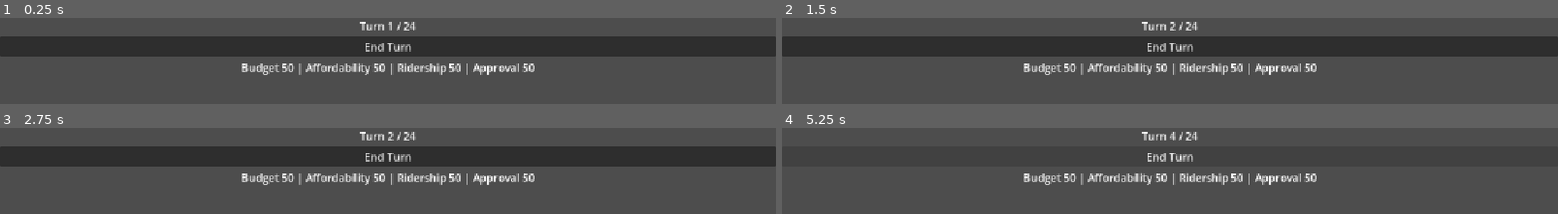
Above: before the commit, frames 1-4 (two rows, left to right).
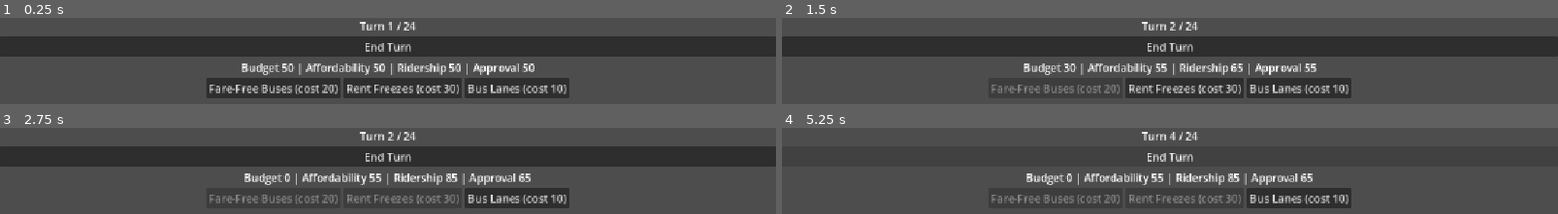
Above: after the commit, the same moments.

Repository: LowPolyPhosphorus/mamdani-simulator
Game: Godot game, scene res://main.tscn
Same seed, same stepped clock (60 frames per second), same inputs: the game is played once before the commit and once after it.
Inputs (mouse positions are in pixels of both pictures, inside the frame that each line leads up to):
- Up to frame 1 (0.25 s): no input
- Up to frame 2 (1.5 s): click "End Turn" at 0.5 s; click (1053, 88) at 1.25 s, where only the run after the commit has a clickable "Fare-Free Buses (cost 20)"
- Up to frame 3 (2.75 s): click (403, 198) at 2 s, where only the run after the commit has a clickable "Rent Freezes (cost 30)"
- Up to frame 4 (5.25 s): click (1301, 198) at 2.75 s, where only the run after the commit has a clickable "Bus Lanes (cost 10)"; click "End Turn" at 3.5 s; click (1301, 198) at 4.25 s, where only the run after the commit has a clickable "Bus Lanes (cost 10)"; click "End Turn" at 5 s

The runs differ from the first frame. In frame 1, 9.6% of the frame differs, in the area x 26-74%, y 69-94%; in frame 2, 6.6%; in frame 3, 6.4%; in frame 4, 6.4%.

Commit message:
add PolicyCard resource and hand

Diff:
--- /dev/null
+++ b/cards/bus_lanes.tres
@@ -0,0 +1,10 @@
+[gd_resource type="Resource" script_class="PolicyCard" format=3 uid="uid://cth08hefli81t"]
+
+[ext_resource type="Script" uid="uid://cbvjohpu8a0nq" path="res://policy_card.gd" id="1_2gd1i"]
+
+[resource]
+script = ExtResource("1_2gd1i")
+card_name = "Bus Lanes"
+affordability_change = 10
+approval_change = 3
+metadata/_custom_type_script = "uid://cbvjohpu8a0nq"
--- /dev/null
+++ b/cards/fare_free_buses.tres
@@ -0,0 +1,12 @@
+[gd_resource type="Resource" script_class="PolicyCard" format=3 uid="uid://cjrklycf2mxgn"]
+
+[ext_resource type="Script" uid="uid://cbvjohpu8a0nq" path="res://policy_card.gd" id="1_nvghg"]
+
+[resource]
+script = ExtResource("1_nvghg")
+card_name = "Fare-Free Buses"
+cost = 20
+affordability_change = 5
+ridership_change = 15
+approval_change = 5
+metadata/_custom_type_script = "uid://cbvjohpu8a0nq"
--- /dev/null
+++ b/cards/rent_freeze.tres
@@ -0,0 +1,11 @@
+[gd_resource type="Resource" script_class="PolicyCard" format=3 uid="uid://b2ff7g0pnx5ci"]
+
+[ext_resource type="Script" uid="uid://cbvjohpu8a0nq" path="res://policy_card.gd" id="1_lt64n"]
+
+[resource]
+script = ExtResource("1_lt64n")
+card_name = "Rent Freezes"
+cost = 30
+ridership_change = 20
+approval_change = 10
+metadata/_custom_type_script = "uid://cbvjohpu8a0nq"
--- a/game_state.gd
+++ b/game_state.gd
@@ -15,6 +15,7 @@
 func end_turn() -> void:
 	turn += 1
 	turn_changed.emit()
+	turn_changed.emit()
 
 
 func change_meter(meter: String, amount: int) -> void:
@@ -24,3 +25,13 @@
 
 func is_term_over() -> bool:
 	return turn > MAX_TURNS
+
+
+func play_card(card: PolicyCard) -> bool:
+	if budget < card.cost:
+		return false
+	change_meter("budget", -card.cost)
+	change_meter("affordability", card.affordability_change)
+	change_meter("ridership", card.ridership_change)
+	change_meter("approval", card.approval_change)
+	return true
--- a/main.gd
+++ b/main.gd
@@ -3,14 +3,15 @@
 @onready var turn_label: Label = %TurnLabel
 @onready var meters_label: Label = %MetersLabel
 @onready var end_turn_button: Button = %EndTurnButton
-
+@export var hand: Array[PolicyCard] = []
+@onready var hand_container: HBoxContainer = %HandContainer
 
 func _ready() -> void:
 	end_turn_button.pressed.connect(GameState.end_turn)
 	GameState.turn_changed.connect(_update_ui)
 	GameState.meters_changed.connect(_update_ui)
 	_update_ui()
-
+	_build_hand()
 
 func _update_ui() -> void:
 	if GameState.is_term_over():
@@ -21,3 +22,15 @@
 	meters_label.text = "Budget %d | Affordability %d | Ridership %d | Approval %d" % [
 		GameState.budget, GameState.affordability, GameState.ridership, GameState.approval
 	]
+
+func _build_hand() -> void:
+	for card in hand:
+		var button := Button.new()
+		button.text = "%s (cost %d)" % [card.card_name, card.cost]
+		button.tooltip_text = card.description
+		button.pressed.connect(_on_card_pressed.bind(card, button))
+		hand_container.add_child(button)
+
+func _on_card_pressed(card: PolicyCard, button: Button) -> void:
+	if GameState.play_card(card):
+		button.disabled = true
--- a/main.tscn
+++ b/main.tscn
@@ -1,6 +1,10 @@
 [gd_scene format=3 uid="uid://dh0sy75w0m1g"]
 
 [ext_resource type="Script" uid="uid://c7rhxaye2lca" path="res://main.gd" id="1_ig7tw"]
+[ext_resource type="Script" uid="uid://cbvjohpu8a0nq" path="res://policy_card.gd" id="2_lquwl"]
+[ext_resource type="Resource" uid="uid://cjrklycf2mxgn" path="res://cards/fare_free_buses.tres" id="3_7mycd"]
+[ext_resource type="Resource" uid="uid://b2ff7g0pnx5ci" path="res://cards/rent_freeze.tres" id="4_272bh"]
+[ext_resource type="Resource" uid="uid://cth08hefli81t" path="res://cards/bus_lanes.tres" id="5_5vw27"]
 
 [node name="Main" type="Control" unique_id=239545250]
 layout_mode = 3
@@ -10,6 +14,7 @@
 grow_horizontal = 2
 grow_vertical = 2
 script = ExtResource("1_ig7tw")
+hand = Array[ExtResource("2_lquwl")]([ExtResource("3_7mycd"), ExtResource("4_272bh"), ExtResource("5_5vw27")])
 
 [node name="VBoxContainer" type="VBoxContainer" parent="." unique_id=982329414]
 custom_minimum_size = Vector2(500, 0)
@@ -36,3 +41,8 @@
 unique_name_in_owner = true
 layout_mode = 2
 horizontal_alignment = 1
+
+[node name="HandContainer" type="HBoxContainer" parent="VBoxContainer" unique_id=44131931]
+unique_name_in_owner = true
+layout_mode = 2
+alignment = 1
--- /dev/null
+++ b/policy_card.gd
@@ -0,0 +1,9 @@
+class_name PolicyCard
+extends Resource
+
+@export var card_name: String = ""
+@export_multiline var description: String = ""
+@export var cost: int = 10
+@export var affordability_change: int = 0
+@export var ridership_change: int = 0
+@export var approval_change: int = 0
Not shown, added: policy_card.gd.uid
